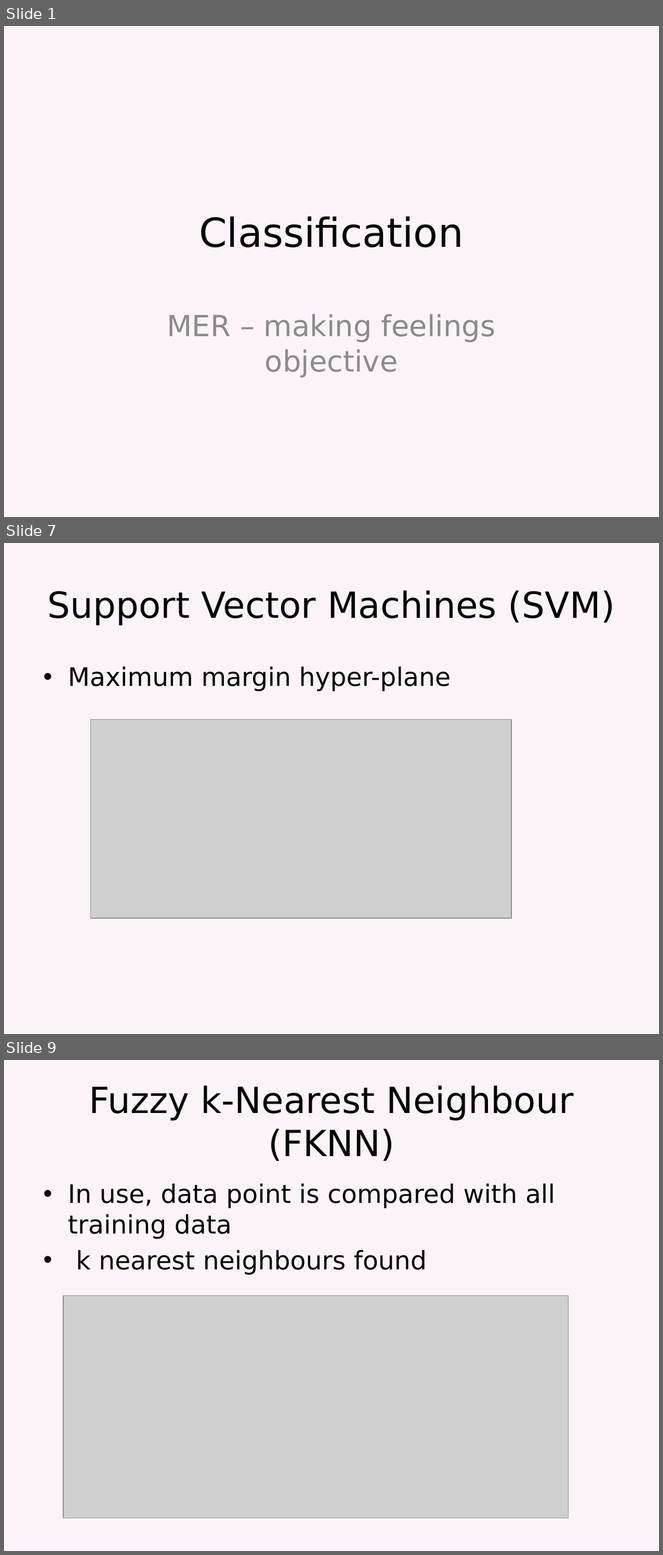
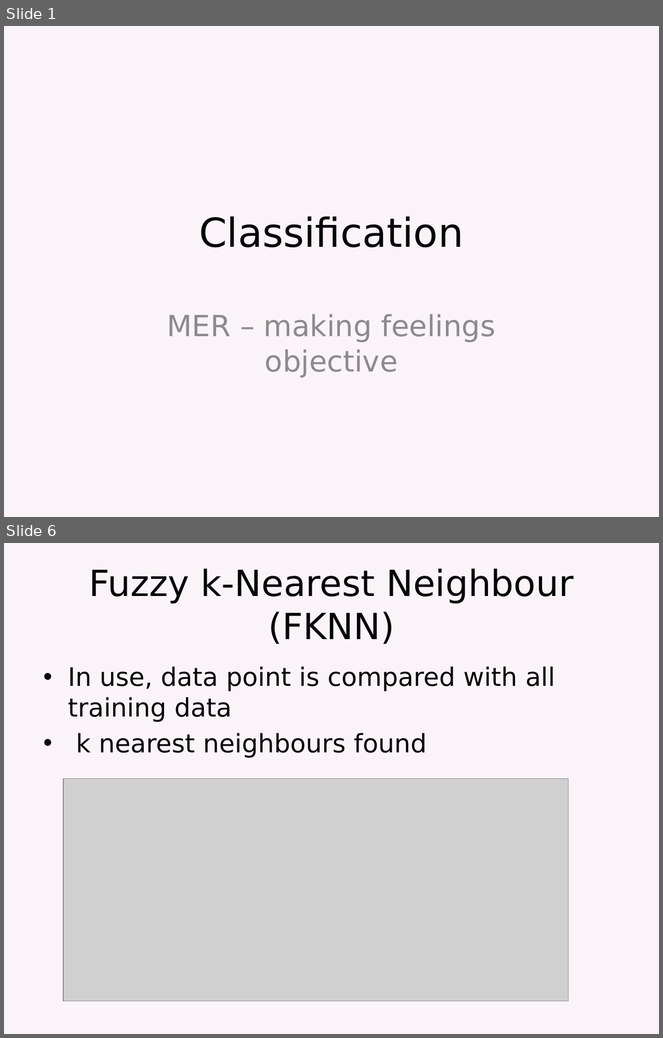
Before and after one commit to elyasaddo/MERMachineLearning, a slide deck: Classification_Elyas.pptx. Shown one above the other, each under a label of ours: slides 1, 7 and 9 before the commit, slides 1 and 6 after it; the slides between them are not shown. The pictures are 663x1555 and 663x1038 pixels, drawn with LibreOffice and Linux fonts; fonts in the diff are those of the drawing; grey boxes stand for pictures. Boxes give left, top, right and bottom in pixels: in the first picture for what was removed or moved away, otherwise in the second. Text is boxed around its words. In the diff, an @@ line names an element or a change of style, - is before the commit and + after.

```diff
--- a/Classification_Elyas.pptx
+++ b/Classification_Elyas.pptx
@@ slide 7 removed at (x1=4, y1=543, x2=659, y2=1034), background #FAF4F8 @@
@@ title removed at (x1=48, y1=590, x2=615, y2=626) @@
-Support Vector Machines (SVM)
@@ text removed at (x1=68, y1=666, x2=451, y2=692) @@
-• Maximum margin hyper-plane
@@ picture removed at (x1=90, y1=719, x2=512, y2=918) @@
@@ what was slide 9 is now slide 6 @@
```
Also in this commit, not shown: 4 slides changed, 4 other slides removed.
